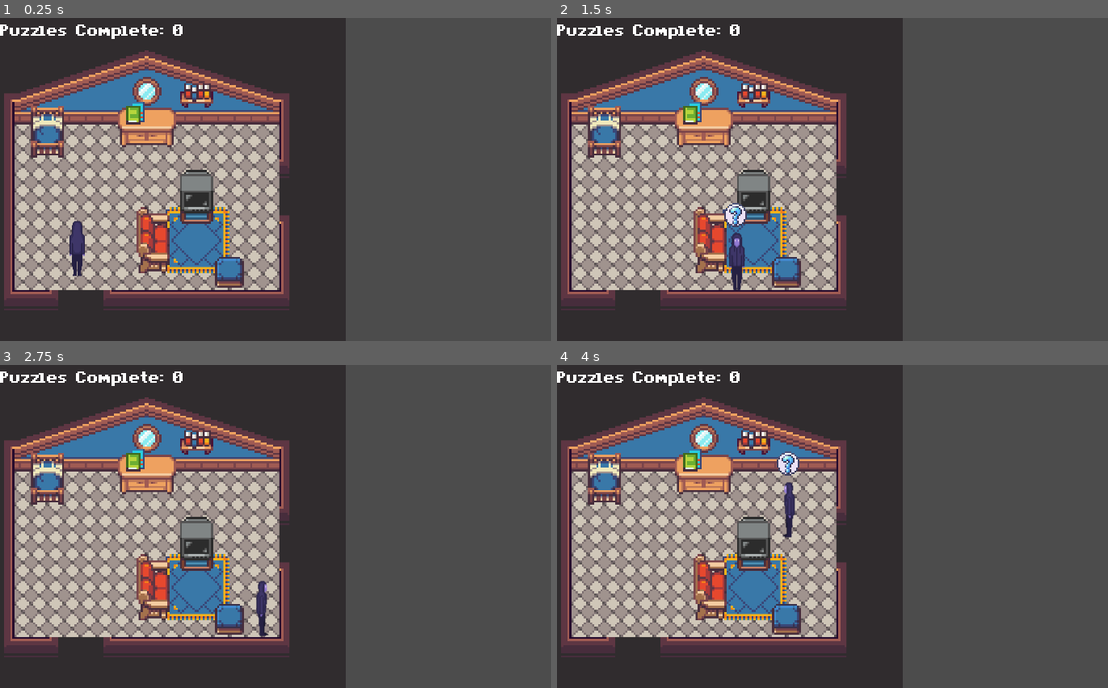
Above: before the commit, frames 1-4 (two rows, left to right).
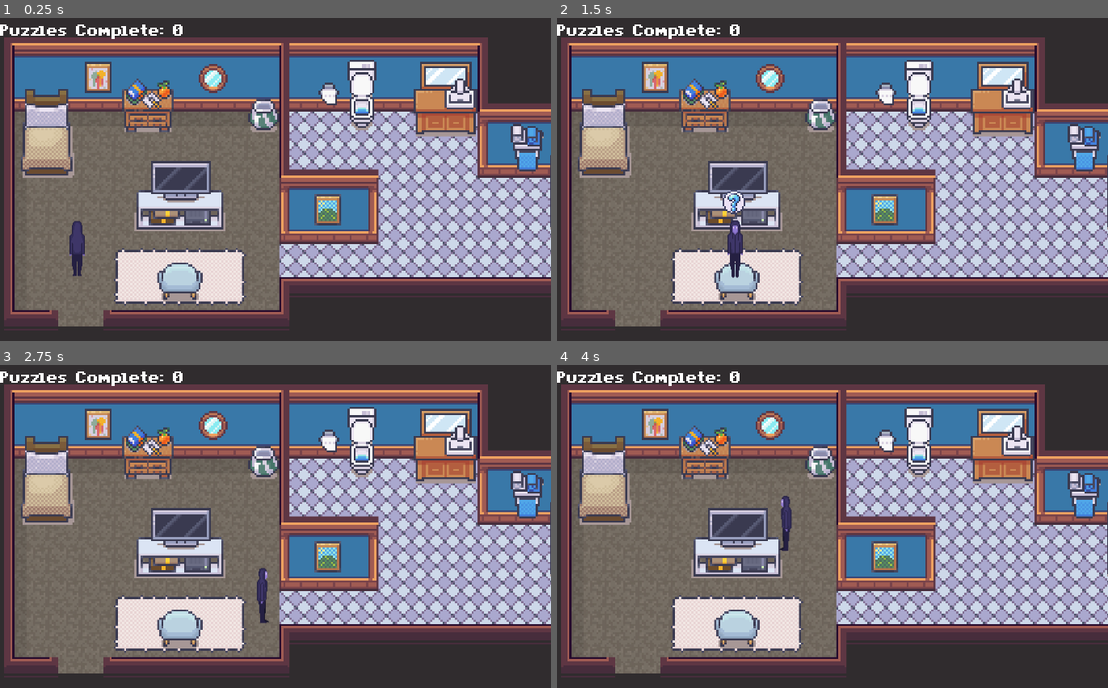
Above: after the commit, the same moments.

Repository: JayTheDaniels/The-Astral-Project
Game: Godot game, scene res://Src/Levels/Bedroom.tscn
Two runs of this game, one before a commit and one after it. Both use one fixed random seed, a clock stepped at 60 frames per second and the inputs below.
Inputs:
- Up to frame 1 (0.25 s): no input
- Up to frame 2 (1.5 s): tap Enter (accept) at 0.5, 0.6 s; hold D (right) 0.53-1.28 s; hold Down (down) from 1.28 s (still down); tap C (choice C) at 1.35 s
- Up to frame 3 (2.75 s): release Down (down) at 2.03 s; hold D (right) from 2.03 s (still down); tap X (choice X) at 2.1 s
- Up to frame 4 (4 s): release D (right) at 2.78 s; hold W (up) 2.78-3.53 s; tap Space (interact) at 2.85 s; hold Left (left) from 3.53 s (still down); tap Enter (accept) at 3.6 s

The runs differ from the first frame. In frame 1, 80% of the frame differs, in the area x 0-100%, y 0-100%; in frame 2, 81%; in frame 3, 81%; in frame 4, 81%.

Commit message:
Updated Bedroom background
Swapped out real world and astral world bedroom images
Added grey boxes to flatten backgrounds to one continuous colour

Diff:
--- a/Src/Game Objects/Base_Object.tscn
+++ b/Src/Game Objects/Base_Object.tscn
@@ -3,6 +3,7 @@
 [ext_resource path="res://Src/Code/Object_Base.gd" type="Script" id=1]
 
 [sub_resource type="RectangleShape2D" id=1]
+extents = Vector2( 8, 8 )
 
 [node name="Object" type="StaticBody2D"]
 pause_mode = 2
--- a/Src/Levels/AstralBathroom.tscn
+++ b/Src/Levels/AstralBathroom.tscn
@@ -9,6 +9,7 @@
 [node name="AstralBathroom" type="YSort" groups=[
 "Astral",
 ]]
+position = Vector2( -8, 0 )
 
 [node name="AstralBathroomBackground" type="TextureRect" parent="."]
 margin_left = -200.0
@@ -67,3 +68,13 @@
 Is this healthy?"
 ScavengerHuntText = "You feel cleansed of all that once concerned you.
 It might not last, but for now you feel refreshed."
+
+[node name="ColorRect" type="ColorRect" parent="."]
+margin_left = 264.0
+margin_top = -24.0
+margin_right = 360.0
+margin_bottom = 240.0
+color = Color( 0.27451, 0.25098, 0.262745, 1 )
+__meta__ = {
+"_edit_use_anchors_": false
+}
--- a/Src/Levels/AstralBedroom.tscn
+++ b/Src/Levels/AstralBedroom.tscn
@@ -3,7 +3,7 @@
 [ext_resource path="res://Src/Game Objects/Player.tscn" type="PackedScene" id=1]
 [ext_resource path="res://Src/UI/UI.tscn" type="PackedScene" id=2]
 [ext_resource path="res://Src/Game Objects/Leela.tscn" type="PackedScene" id=3]
-[ext_resource path="res://Assets/AstralBedroomBackground.png" type="Texture" id=4]
+[ext_resource path="res://Assets/bedroom_bathroom_astralworld.png" type="Texture" id=4]
 [ext_resource path="res://Src/Game Objects/Base_Object.tscn" type="PackedScene" id=5]
 
 [node name="AstralBedroom" type="YSort" groups=[
@@ -13,12 +13,22 @@
 [node name="Astral Bedroom Background" type="TextureRect" parent="."]
 margin_left = -32.0
 margin_top = -16.0
-margin_right = 1468.0
+margin_right = 1768.0
 margin_bottom = 1384.0
 rect_scale = Vector2( 0.16, 0.16 )
 texture = ExtResource( 4 )
 expand = true
 stretch_mode = 2
+__meta__ = {
+"_edit_use_anchors_": false
+}
+
+[node name="ColorRect" type="ColorRect" parent="."]
+margin_left = 176.0
+margin_top = -16.0
+margin_right = 344.0
+margin_bottom = 216.0
+color = Color( 0.27451, 0.25098, 0.262745, 1 )
 __meta__ = {
 "_edit_use_anchors_": false
 }
--- a/Src/Levels/AstralHallway.tscn
+++ b/Src/Levels/AstralHallway.tscn
@@ -6,6 +6,16 @@
 [ext_resource path="res://Src/Game Objects/Base_Object.tscn" type="PackedScene" id=5]
 
 [node name="AstralHall" type="YSort"]
+
+[node name="ColorRect" type="ColorRect" parent="."]
+margin_left = -32.0
+margin_top = -8.0
+margin_right = 376.0
+margin_bottom = 24.0
+color = Color( 0.27451, 0.25098, 0.262745, 1 )
+__meta__ = {
+"_edit_use_anchors_": false
+}
 
 [node name="AstralHallwayBackground" type="TextureRect" parent="."]
 margin_left = -32.0
--- a/Src/Levels/AstralKitchen.tscn
+++ b/Src/Levels/AstralKitchen.tscn
@@ -9,6 +9,36 @@
 [node name="AstralKitchen" type="YSort" groups=[
 "Astral",
 ]]
+
+[node name="ColorRect" type="ColorRect" parent="."]
+margin_left = 200.0
+margin_top = -48.0
+margin_right = 344.0
+margin_bottom = 240.0
+color = Color( 0.188235, 0.172549, 0.180392, 1 )
+__meta__ = {
+"_edit_use_anchors_": false
+}
+
+[node name="ColorRect2" type="ColorRect" parent="."]
+margin_left = 8.0
+margin_top = 168.0
+margin_right = 112.0
+margin_bottom = 216.0
+color = Color( 0.188235, 0.172549, 0.180392, 1 )
+__meta__ = {
+"_edit_use_anchors_": false
+}
+
+[node name="ColorRect3" type="ColorRect" parent="."]
+margin_left = -16.0
+margin_top = 144.0
+margin_right = 16.0
+margin_bottom = 216.0
+color = Color( 0.188235, 0.172549, 0.180392, 1 )
+__meta__ = {
+"_edit_use_anchors_": false
+}
 
 [node name="Player" parent="." instance=ExtResource( 2 )]
 position = Vector2( 40, 128 )
--- a/Src/Levels/AstralLivingRoom.tscn
+++ b/Src/Levels/AstralLivingRoom.tscn
@@ -65,3 +65,23 @@
 
 [node name="Leela" parent="." instance=ExtResource( 4 )]
 position = Vector2( 56, 112 )
+
+[node name="ColorRect" type="ColorRect" parent="."]
+margin_left = 232.0
+margin_top = -16.0
+margin_right = 392.0
+margin_bottom = 64.0
+color = Color( 0.188235, 0.172549, 0.180392, 1 )
+__meta__ = {
+"_edit_use_anchors_": false
+}
+
+[node name="ColorRect2" type="ColorRect" parent="."]
+margin_left = 224.0
+margin_top = -16.0
+margin_right = 248.0
+margin_bottom = 40.0
+color = Color( 0.188235, 0.172549, 0.180392, 1 )
+__meta__ = {
+"_edit_use_anchors_": false
+}
--- a/Src/Levels/AstralOffice.tscn
+++ b/Src/Levels/AstralOffice.tscn
@@ -9,6 +9,14 @@
 [node name="AstralOffice" type="YSort" groups=[
 "Astral",
 ]]
+
+[node name="ColorRect" type="ColorRect" parent="."]
+margin_right = 352.0
+margin_bottom = 208.0
+color = Color( 0.188235, 0.172549, 0.180392, 1 )
+__meta__ = {
+"_edit_use_anchors_": false
+}
 
 [node name="AstralOfficeBackground" type="TextureRect" parent="."]
 margin_left = -40.0
--- a/Src/Levels/Bathroom.tscn
+++ b/Src/Levels/Bathroom.tscn
@@ -36,7 +36,7 @@
 [node name="Door" parent="." instance=ExtResource( 3 )]
 position = Vector2( 0, 144 )
 next_scene_path = "res://Src/Levels/Bedroom.tscn"
-player_spawn_location = Vector2( 160, 112 )
+player_spawn_location = Vector2( 160, 136 )
 
 [node name="Towels" parent="." instance=ExtResource( 5 )]
 position = Vector2( 160, 88 )
@@ -70,3 +70,13 @@
 ScavengerHuntText = "Maybe a quick bath will help clear my mind.
 I should grab a towel."
 startpoint = true
+
+[node name="ColorRect" type="ColorRect" parent="."]
+margin_left = 264.0
+margin_top = -16.0
+margin_right = 344.0
+margin_bottom = 248.0
+color = Color( 0.188235, 0.172549, 0.180392, 1 )
+__meta__ = {
+"_edit_use_anchors_": false
+}
--- a/Src/Levels/Bedroom.tscn
+++ b/Src/Levels/Bedroom.tscn
@@ -1,6 +1,6 @@
 [gd_scene load_steps=7 format=2]
 
-[ext_resource path="res://Assets/bedroom3_realworld.png" type="Texture" id=1]
+[ext_resource path="res://Assets/BedroomBathroom.png" type="Texture" id=1]
 [ext_resource path="res://Src/Game Objects/Player.tscn" type="PackedScene" id=2]
 [ext_resource path="res://Src/UI/UI.tscn" type="PackedScene" id=3]
 [ext_resource path="res://Src/Game Objects/Door.tscn" type="PackedScene" id=4]
@@ -13,9 +13,9 @@
 
 [node name="BedroomBackground" type="TextureRect" parent="."]
 margin_left = -32.0
-margin_top = -16.0
-margin_right = 1504.0
-margin_bottom = 1392.0
+margin_top = -24.0
+margin_right = 2912.0
+margin_bottom = 1640.0
 rect_scale = Vector2( 0.16, 0.16 )
 texture = ExtResource( 1 )
 __meta__ = {
@@ -23,14 +23,14 @@
 }
 
 [node name="Player" parent="." instance=ExtResource( 2 )]
-position = Vector2( 160, 112 )
+position = Vector2( 160, 136 )
 
 [node name="UI" parent="." instance=ExtResource( 3 )]
 margin_left = 1.0
 margin_right = 1.0
 
 [node name="Door2" parent="." instance=ExtResource( 4 )]
-position = Vector2( 208, 112 )
+position = Vector2( 208, 136 )
 next_scene_path = "res://Src/Levels/Bathroom.tscn"
 player_spawn_location = Vector2( 56, 144 )
 
@@ -39,32 +39,32 @@
 ]]
 
 [node name="CollisionPolygon2D" type="CollisionPolygon2D" parent="BedroomWallCollision"]
-polygon = PoolVector2Array( 8, 168, 32, 168, 32, 200, 64, 200, 64, 168, 136, 168, 152.337, 168, 176, 168, 176, 136, 200, 136, 200, 88, 176, 88, 176, 48, 104, 48, 72, 48, 40, 48, 24, 48, 8, 48, 0, -16, 216, -16, 216, 208, -32, 208, -32, -16, 0, -16, 0, -16, 8, 48 )
+polygon = PoolVector2Array( 8, 184, 32, 184, 32, 200, 64, 200, 64, 184, 136, 184, 152, 184, 176, 184, 176, 160, 200, 160, 200, 104, 176, 104, 176, 40, 104, 40, 72, 40, 40, 48, 24, 48, 8, 40, 0, -16, 216, -16, 216, 208, -32, 208, -32, -16, 0, -16, 0, -16, 8, 48 )
 
 [node name="Door" parent="." instance=ExtResource( 4 )]
-position = Vector2( 48, 200 )
+position = Vector2( 48, 208 )
 next_scene_path = "res://Src/Levels/Hallway.tscn"
 player_spawn_location = Vector2( 248, 96 )
 
 [node name="Bed" parent="." instance=ExtResource( 5 )]
-position = Vector2( 29.7784, 68.553 )
+position = Vector2( 32, 72 )
 InteractText = "Home of dreamless sleep and sleepless dreams alike."
 ScavengerHuntText = "What's happening?"
 
 [node name="Couch" parent="." instance=ExtResource( 5 )]
-position = Vector2( 96, 128 )
+position = Vector2( 112, 168 )
 scale = Vector2( 0.720001, 1 )
 InteractText = "Feels like most of my time is spent sitting here."
 
 [node name="Television" parent="." instance=ExtResource( 5 )]
-position = Vector2( 121.806, 112.37 )
+position = Vector2( 112, 104 )
 scale = Vector2( 0.960005, 1.16 )
 script = ExtResource( 6 )
 
 [node name="Dresser" parent="." instance=ExtResource( 5 )]
-position = Vector2( 90.4223, 56.0466 )
+position = Vector2( 96, 56 )
 InteractText = "I only own purple hoodies."
 
 [node name="Books" parent="." instance=ExtResource( 5 )]
-position = Vector2( 121.098, 40.4727 )
+position = Vector2( 128, 40 )
 InteractText = "I'll get to reading these eventually..."
--- a/Src/Levels/Hallway.tscn
+++ b/Src/Levels/Hallway.tscn
@@ -7,6 +7,14 @@
 [ext_resource path="res://Src/Game Objects/Base_Object.tscn" type="PackedScene" id=5]
 
 [node name="Hallway" type="YSort"]
+
+[node name="ColorRect" type="ColorRect" parent="."]
+margin_right = 376.0
+margin_bottom = 208.0
+color = Color( 0.188235, 0.172549, 0.180392, 1 )
+__meta__ = {
+"_edit_use_anchors_": false
+}
 
 [node name="HallwayBackground" type="TextureRect" parent="."]
 margin_left = -32.0
--- a/Src/Levels/Kitchen.tscn
+++ b/Src/Levels/Kitchen.tscn
@@ -7,6 +7,16 @@
 [ext_resource path="res://Src/Game Objects/Base_Object.tscn" type="PackedScene" id=5]
 
 [node name="Kitchen" type="YSort"]
+
+[node name="ColorRect" type="ColorRect" parent="."]
+margin_left = 168.0
+margin_top = -40.0
+margin_right = 344.0
+margin_bottom = 216.0
+color = Color( 0.188235, 0.172549, 0.180392, 1 )
+__meta__ = {
+"_edit_use_anchors_": false
+}
 
 [node name="LivingRoomBackground" type="TextureRect" parent="."]
 margin_left = -248.0
--- a/Src/Levels/Office.tscn
+++ b/Src/Levels/Office.tscn
@@ -9,6 +9,14 @@
 [node name="Office" type="YSort" groups=[
 "Normal",
 ]]
+
+[node name="ColorRect" type="ColorRect" parent="."]
+margin_right = 344.0
+margin_bottom = 208.0
+color = Color( 0.188235, 0.172549, 0.180392, 1 )
+__meta__ = {
+"_edit_use_anchors_": false
+}
 
 [node name="OfficeBackground" type="TextureRect" parent="."]
 margin_left = -40.0
Not shown, changed: Assets/.DS_Store
